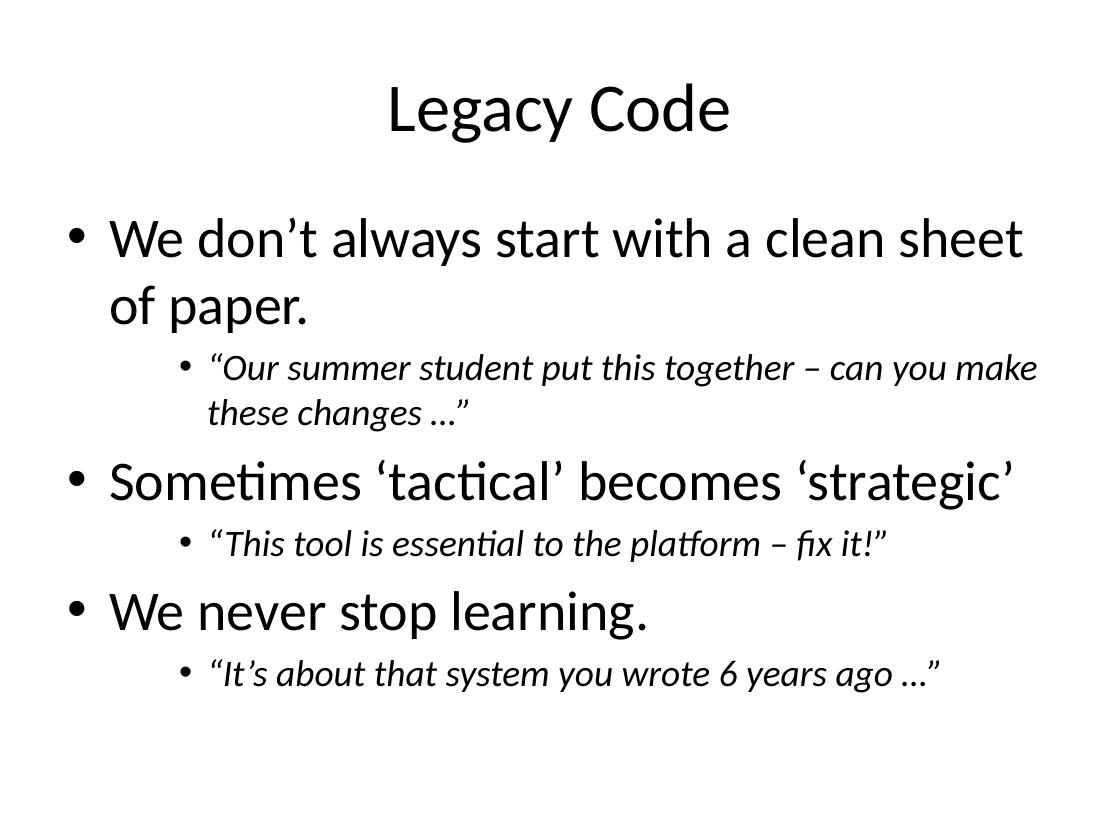
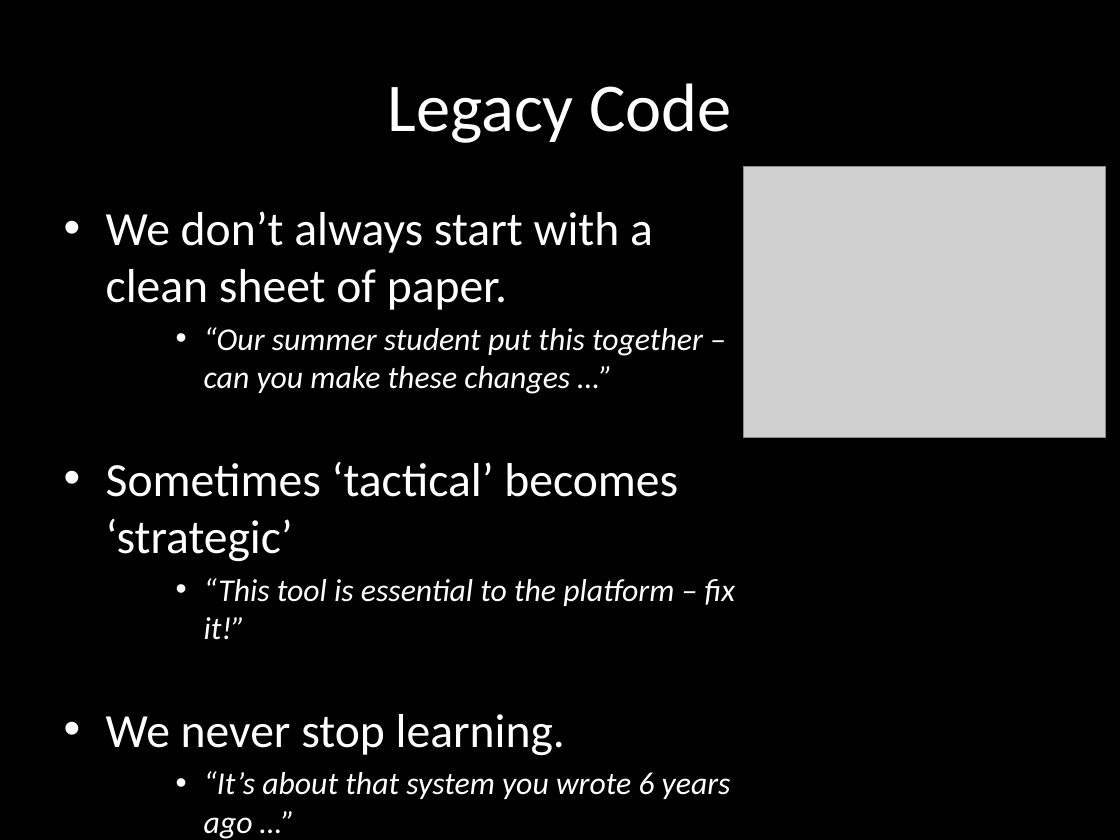
Before and after one commit to tonybaines/retrofitting-tests, a slide deck: slide 2 of presentation/Retrofitting Tests.pptx. Drawn at 1120x840 pixels with LibreOffice and Linux fonts; fonts in the diff are those of the drawing; grey boxes stand for pictures; background and template pictures are left out. Boxes give left, top, right and bottom in pixels: in the first picture for what was removed or moved away, otherwise in the second. Text is boxed around its words. In the diff, an @@ line names an element or a change of style, - is before the commit and + after.

```diff
--- a/presentation/Retrofitting Tests.pptx
+++ b/presentation/Retrofitting Tests.pptx
@@ background picture (left out) to #000000 @@
@@ title "Legacy Code" at box(388, 83, 731, 143): text colour #000000 to #FFFFFF @@
@@ picture added at box(744, 166, 1105, 437) @@
@@ text "We don’t always start with ..." at box(106, 211, 736, 839): size 36 to 30.6 pt in "We don’t always start with a clean ...", "Sometimes ‘tactical’ becomes ‘strategic’", "We never stop learning."; text colour #000000 to #FFFFFF; size 24 to 20.4 pt in "“Our summer student put this together – ...", "“This tool is essential to the platform ...", "“It’s about that system you wrote 6 ..."; less space between paragraphs @@
```
Also in this commit, not shown: 3 other slides changed, 1 slide added.
